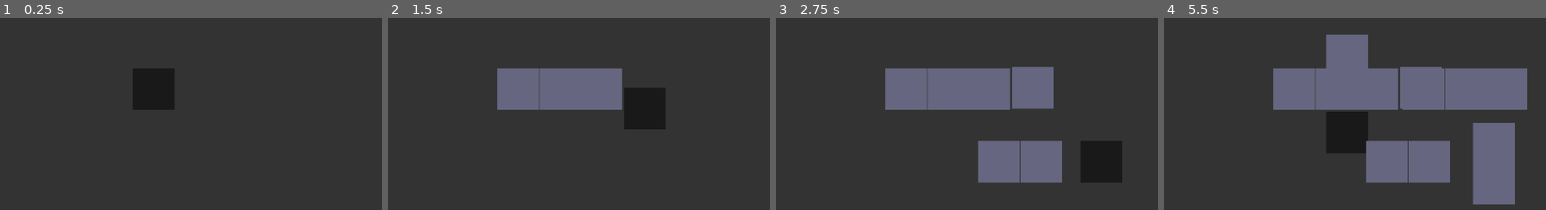
Above: before the commit, frames 1-4 (left to right).
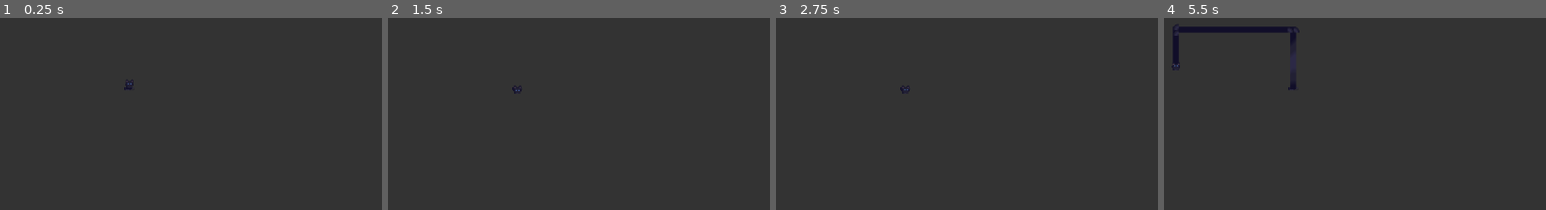
Above: after the commit, the same moments.

Repository: RecorderYvaine/loooong_cat
Game: Godot game, scene res://src/Main.tscn
The game is run twice, just before and just after one commit, with the same random seed, the same clock (stepped at 60 frames per second) and the same inputs.
Inputs:
- Up to frame 1 (0.25 s): no input
- Up to frame 2 (1.5 s): hold Right (ui_right) 0.53-1.28 s; hold Down (ui_down) from 1.28 s (still down)
- Up to frame 3 (2.75 s): release Down (ui_down) at 2.03 s; hold Right (ui_right) from 2.03 s (still down)
- Up to frame 4 (5.5 s): release Right (ui_right) at 2.78 s; hold Up (ui_up) 2.78-3.53 s; hold Left (ui_left) 3.53-5.03 s; tap Enter at 5 s; hold Down (ui_down) from 5.03 s (still down)

The runs differ from the first frame. In frame 1, 2.4% of the frame differs, in the area x 32-46%, y 26-48%; in frame 2, 9.4%; in frame 3, 16%; in frame 4, 29%, in the area x 1-96%, y 3-98%.

Commit message:
refactor: implement specific image requirements and WASD mechanics

Diff:
--- a/src/Main.tscn
+++ b/src/Main.tscn
@@ -1,7 +1,6 @@
-[gd_scene load_steps=3 format=3]
+[gd_scene load_steps=2 format=3]
 
-[ext_resource type="PackedScene" path="res://src/cat/CatHead.tscn" id="1_head"]
-[ext_resource type="PackedScene" path="res://src/cat/CatBodySegment.tscn" id="2_body"]
+[ext_resource type="PackedScene" path="res://src/cat/LongCat.tscn" id="1_cat"]
 
 [node name="Main" type="Node2D"]
 
@@ -10,6 +9,5 @@
 offset_bottom = 648.0
 color = Color(0.2, 0.2, 0.2, 1)
 
-[node name="CatHead" parent="." instance=ExtResource("1_head")]
+[node name="LongCat" parent="." instance=ExtResource("1_cat")]
 position = Vector2(200, 300)
-body_segment_scene = ExtResource("2_body")
--- a/src/cat/CatBodySegment.gd
+++ /dev/null
@@ -1,10 +0,0 @@
-extends Area2D
-class_name CatBodySegment
-
-enum Type { HORIZONTAL, VERTICAL, CORNER_TL, CORNER_TR, CORNER_BL, CORNER_BR }
-var type: int = Type.HORIZONTAL
-
-func set_type(new_type: int) -> void:
-    type = new_type
-    if has_node("Sprite2D"):
-        $Sprite2D.frame = type
--- a/src/cat/CatBodySegment.tscn
+++ /dev/null
@@ -1,13 +0,0 @@
-[gd_scene load_steps=2 format=3]
-
-[ext_resource type="Script" path="res://src/cat/CatBodySegment.gd" id="1_body_script"]
-
-[node name="CatBodySegment" type="Area2D"]
-script = ExtResource("1_body_script")
-
-[node name="ColorRect" type="ColorRect" parent="."]
-offset_left = -32.0
-offset_top = -32.0
-offset_right = 32.0
-offset_bottom = 32.0
-color = Color(0.4, 0.4, 0.5, 1)
--- a/src/cat/CatHead.gd
+++ /dev/null
@@ -1,40 +0,0 @@
-# src/cat/CatHead.gd
-extends Area2D
-class_name CatHead
-
-@export var speed: float = 150.0
-@export var body_segment_scene: PackedScene
-const BODY_WIDTH: float = 64.0
-var direction: Vector2 = Vector2.RIGHT
-var distance_since_last_segment: float = 0.0
-var path_history: Array = []
-
-func _process(delta: float) -> void:
-    handle_input()
-
-    var step = direction * speed * delta
-    position += step
-    distance_since_last_segment += step.length()
-
-    if distance_since_last_segment >= BODY_WIDTH:
-        spawn_segment()
-        distance_since_last_segment -= BODY_WIDTH
-
-func handle_input() -> void:
-    # 简单的四个方向控制 (不包含基于身位限制转弯的完整逻辑，用于快速原型测试)
-    if Input.is_action_pressed("ui_right") and direction != Vector2.LEFT:
-        direction = Vector2.RIGHT
-    elif Input.is_action_pressed("ui_left") and direction != Vector2.RIGHT:
-        direction = Vector2.LEFT
-    elif Input.is_action_pressed("ui_down") and direction != Vector2.UP:
-        direction = Vector2.DOWN
-    elif Input.is_action_pressed("ui_up") and direction != Vector2.DOWN:
-        direction = Vector2.UP
-
-func spawn_segment() -> void:
-    if body_segment_scene:
-        var segment = body_segment_scene.instantiate()
-        # 简单将身体放置在猫头后方
-        segment.position = position - (direction * BODY_WIDTH)
-        get_parent().add_child(segment)
-        path_history.append({"pos": segment.position, "dir": direction, "node": segment})
--- a/src/cat/CatHead.tscn
+++ /dev/null
@@ -1,13 +0,0 @@
-[gd_scene load_steps=2 format=3]
-
-[ext_resource type="Script" path="res://src/cat/CatHead.gd" id="1_head_script"]
-
-[node name="CatHead" type="Area2D"]
-script = ExtResource("1_head_script")
-
-[node name="ColorRect" type="ColorRect" parent="."]
-offset_left = -32.0
-offset_top = -32.0
-offset_right = 32.0
-offset_bottom = 32.0
-color = Color(0.1, 0.1, 0.1, 1)
--- /dev/null
+++ b/src/cat/LongCat.gd
@@ -0,0 +1,132 @@
+extends Node2D
+class_name LongCat
+
+@export var speed: float = 120.0
+const MIN_TURN_DIST: float = 16.0
+
+var path: Array[Vector2] = []
+var current_dir: Vector2 = Vector2.UP
+
+@onready var head_group = $HeadGroup
+@onready var head_sprite = $HeadGroup/HeadSprite
+@onready var middle_line = $MiddleLine
+@onready var turn_segments = $TurnSegments
+@onready var bottom_sprite = $BottomBody
+
+var turn_tex = preload("res://assets/cat_turn_body.png")
+var turns_data: Array[Dictionary] = []
+
+func _ready() -> void:
+    # Initialize path with starting position
+    path.append(Vector2.ZERO)
+    path.append(Vector2(0, -10))
+    current_dir = Vector2.UP
+    update_visuals()
+
+func _process(delta: float) -> void:
+    var input_dir = get_input_dir()
+
+    if input_dir != Vector2.ZERO:
+        move_cat(input_dir, delta)
+        update_head_frame(input_dir)
+    else:
+        head_sprite.frame = 0 # Idle
+
+    update_visuals()
+
+func get_input_dir() -> Vector2:
+    if Input.is_action_pressed("ui_up") or Input.is_key_pressed(KEY_W): return Vector2.UP
+    if Input.is_action_pressed("ui_down") or Input.is_key_pressed(KEY_S): return Vector2.DOWN
+    if Input.is_action_pressed("ui_left") or Input.is_key_pressed(KEY_A): return Vector2.LEFT
+    if Input.is_action_pressed("ui_right") or Input.is_key_pressed(KEY_D): return Vector2.RIGHT
+    return Vector2.ZERO
+
+func move_cat(input_dir: Vector2, delta: float) -> void:
+    var head_pos = path[-1]
+    var prev_pos = path[-2]
+    var seg_dir = (head_pos - prev_pos).normalized()
+    if seg_dir == Vector2.ZERO: seg_dir = current_dir
+
+    var step = speed * delta
+
+    if input_dir == seg_dir:
+        # Extend forward
+        path[-1] += input_dir * step
+        current_dir = input_dir
+        # Check if we should absorb a corner when moving forward (if path > 2 and moving away from prev corner)
+        # Actually forward means extending the current segment, no corner logic needed.
+    elif input_dir == -seg_dir:
+        # Retract
+        path[-1] += input_dir * step
+
+        # Are we retracting past the previous corner?
+        if path.size() > 2:
+            # (head_pos - prev_pos) dot seg_dir <= 0 means we've crossed prev_pos
+            if (path[-1] - path[-2]).dot(seg_dir) <= 0:
+                # We reached the corner. Remove it!
+                path.pop_back()
+                path[-1] = prev_pos
+                current_dir = (path[-1] - path[-2]).normalized()
+
+                if turns_data.size() > 0:
+                    var last_turn = turns_data.pop_back()
+                    if last_turn.node:
+                        last_turn.node.queue_free()
+        else:
+            # Prevent retracting past the bottom body
+            if (path[-1] - path[0]).dot(seg_dir) <= 0:
+                path[-1] = path[0] + seg_dir * 1.0
+    else:
+        # Turning!
+        var dist_from_last_corner = head_pos.distance_to(prev_pos)
+        if dist_from_last_corner >= MIN_TURN_DIST:
+            # Add corner
+            path.append(head_pos)
+            current_dir = input_dir
+            path[-1] += input_dir * step
+
+            # Create Turn Sprite
+            var turn_sprite = Sprite2D.new()
+            turn_sprite.texture = turn_tex
+            turn_sprite.hframes = 7
+            turn_sprite.position = head_pos
+            turn_sprite.rotation = input_dir.angle() - (PI/2) # adjust rotation as needed
+            turn_segments.add_child(turn_sprite)
+            turns_data.append({"node": turn_sprite})
+
+func update_head_frame(input_dir: Vector2) -> void:
+    var seg_dir = current_dir
+    if path.size() > 1:
+        seg_dir = (path[-1] - path[-2]).normalized()
+        if seg_dir == Vector2.ZERO: seg_dir = current_dir
+
+    if input_dir == seg_dir:
+        head_sprite.frame = 3 # Forward
+    elif input_dir == -seg_dir:
+        head_sprite.frame = 4 # Retract
+    else:
+        if input_dir == Vector2.LEFT: head_sprite.frame = 1
+        elif input_dir == Vector2.RIGHT: head_sprite.frame = 2
+        elif input_dir == Vector2.UP: head_sprite.frame = 3
+        elif input_dir == Vector2.DOWN: head_sprite.frame = 4
+
+func update_visuals() -> void:
+    head_group.position = path[-1]
+
+    # Update Middle Line
+    middle_line.clear_points()
+    for p in path:
+        middle_line.add_point(p)
+
+    # Bottom body position
+    bottom_sprite.position = path[0]
+
+    # Animate turns based on distance
+    for i in range(turns_data.size()):
+        var t_data = turns_data[i]
+        var frame = 0
+        if i == turns_data.size() - 1:
+            var dist = path[-1].distance_to(t_data.node.position)
+            # Map distance (0 to MIN_TURN_DIST) to frames (6 to 0)
+            frame = clamp(6 - int((dist / MIN_TURN_DIST) * 7.0), 0, 6)
+        t_data.node.frame = frame
--- /dev/null
+++ b/src/cat/LongCat.tscn
@@ -0,0 +1,31 @@
+[gd_scene load_steps=6 format=3 uid="uid://cx4x2xxxxxx"]
+
+[ext_resource type="Script" path="res://src/cat/LongCat.gd" id="1_script"]
+[ext_resource type="Texture2D" path="res://assets/cat_bottom_body.png" id="2_bottom"]
+[ext_resource type="Texture2D" path="res://assets/cat_middle_body.png" id="3_middle"]
+[ext_resource type="Texture2D" path="res://assets/cat_head.png" id="3_head"]
+[ext_resource type="Texture2D" path="res://assets/cat_upper_body.png" id="4_top"]
+
+[node name="LongCat" type="Node2D"]
+script = ExtResource("1_script")
+
+[node name="BottomBody" type="Sprite2D" parent="."]
+texture = ExtResource("2_bottom")
+
+[node name="MiddleLine" type="Line2D" parent="."]
+texture = ExtResource("3_middle")
+texture_mode = 1
+width = 9.0
+
+[node name="TurnSegments" type="Node2D" parent="."]
+
+[node name="HeadGroup" type="Node2D" parent="."]
+z_index = 10
+
+[node name="TopBody" type="Sprite2D" parent="HeadGroup"]
+position = Vector2(0, 6.5)
+texture = ExtResource("4_top")
+
+[node name="HeadSprite" type="Sprite2D" parent="HeadGroup"]
+texture = ExtResource("3_head")
+hframes = 5
Binary file added: assets/cat_bottom_body.png
Binary file added: assets/cat_head.png
Binary file added: assets/cat_middle_body.png
Binary file added: assets/cat_turn_body.png
Binary file added: assets/cat_upper_body.png
Not shown, added: check_img.py
